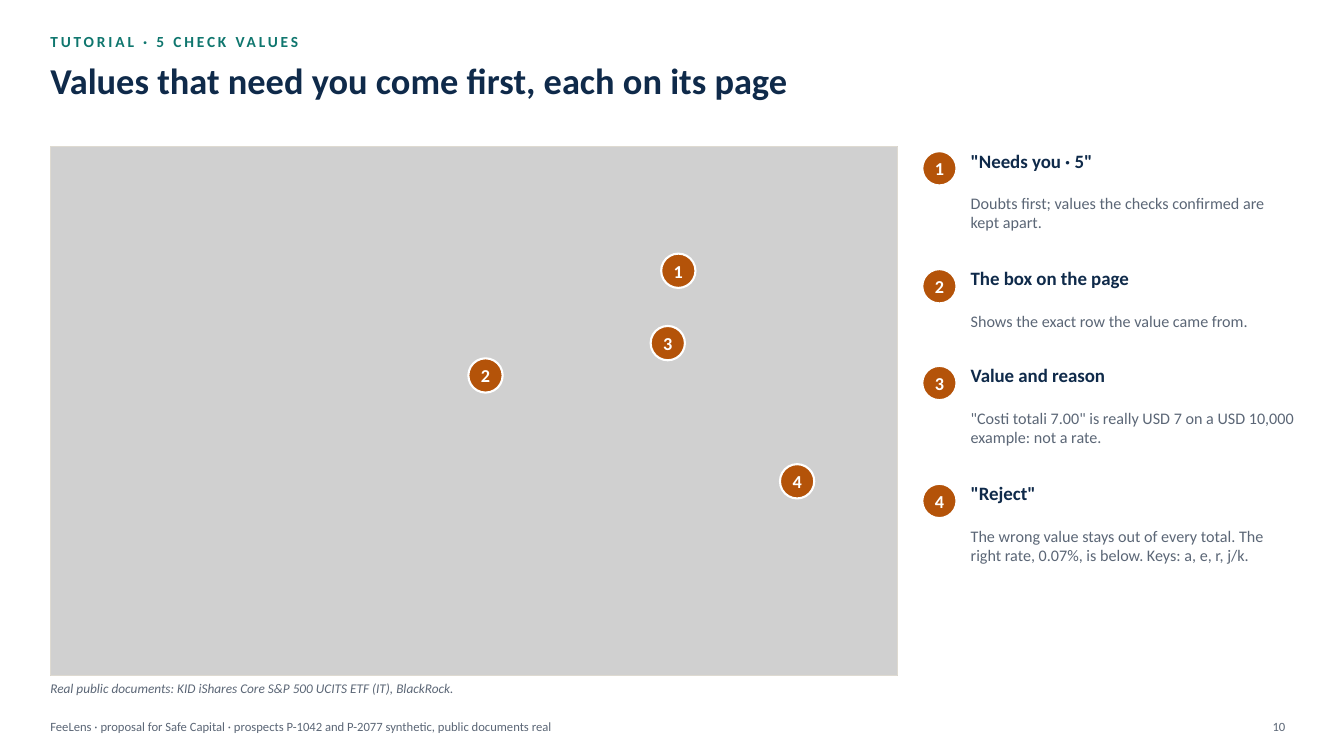
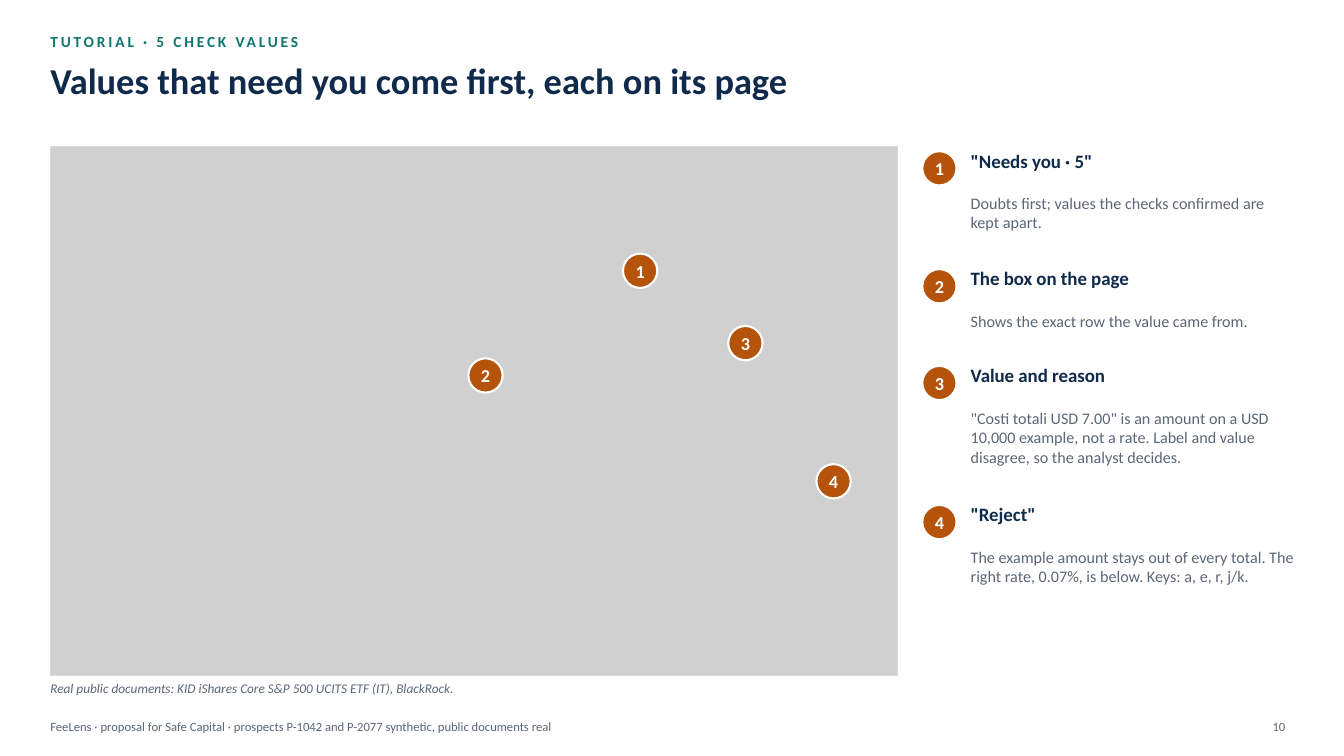
Before and after one commit to rossotti-alessandro/PortfolioCostEngine, a slide deck: slide 10 of slides/FeeLens_Proposal_EN.pptx. Drawn at 1344x756 pixels with LibreOffice and Linux fonts; fonts in the diff are those of the drawing; grey boxes stand for pictures. Boxes give left, top, right and bottom in pixels: in the first picture for what was removed or moved away, otherwise in the second. Text is boxed around its words. In the diff, an @@ line names an element or a change of style, - is before the commit and + after.

```diff
--- a/slides/FeeLens_Proposal_EN.pptx
+++ b/slides/FeeLens_Proposal_EN.pptx
@@ text "1": place and size @@
-text "1" at (674, 266, 683, 278)
+text "1" at (636, 266, 645, 278)
@@ ellipse: place and size @@
-ellipse at (661, 254, 696, 288)
+ellipse at (623, 254, 657, 288)
@@ text "3": place and size @@
-text "3" at (663, 338, 672, 350)
+text "3" at (741, 338, 750, 350)
@@ ellipse: place and size @@
-ellipse at (651, 326, 686, 360)
+ellipse at (728, 326, 762, 360)
@@ text at (971, 413, 1269, 466): text changed @@
-"Costi totali 7.00" is really USD 7 on a USD 10,000 example: not a rate.
+"Costi totali USD 7.00" is an amount on a USD 10,000 example, not a rate. Label and value disagree, so the analyst decides.
@@ text "4": place and size @@
-text "4" at (793, 476, 802, 488)
+text "4" at (829, 476, 838, 488)
@@ ellipse: place and size @@
-ellipse at (780, 465, 815, 499)
+ellipse at (817, 465, 851, 499)
@@ 2 texts, 1 ellipse: place and size @@
-2 texts, 1 ellipse at (923, 484, 1036, 518)
+2 texts, 1 ellipse at (923, 505, 1036, 539)
@@ text at (971, 552, 1293, 585): text changed @@
-The wrong value stays out of every total. The right rate, 0.07%, is below. Keys: a, e, r, j/k.
+The example amount stays out of every total. The right rate, 0.07%, is below. Keys: a, e, r, j/k.
```
Also in this commit, not shown: 16 other slides changed, 2 slides added, 36 other files.
